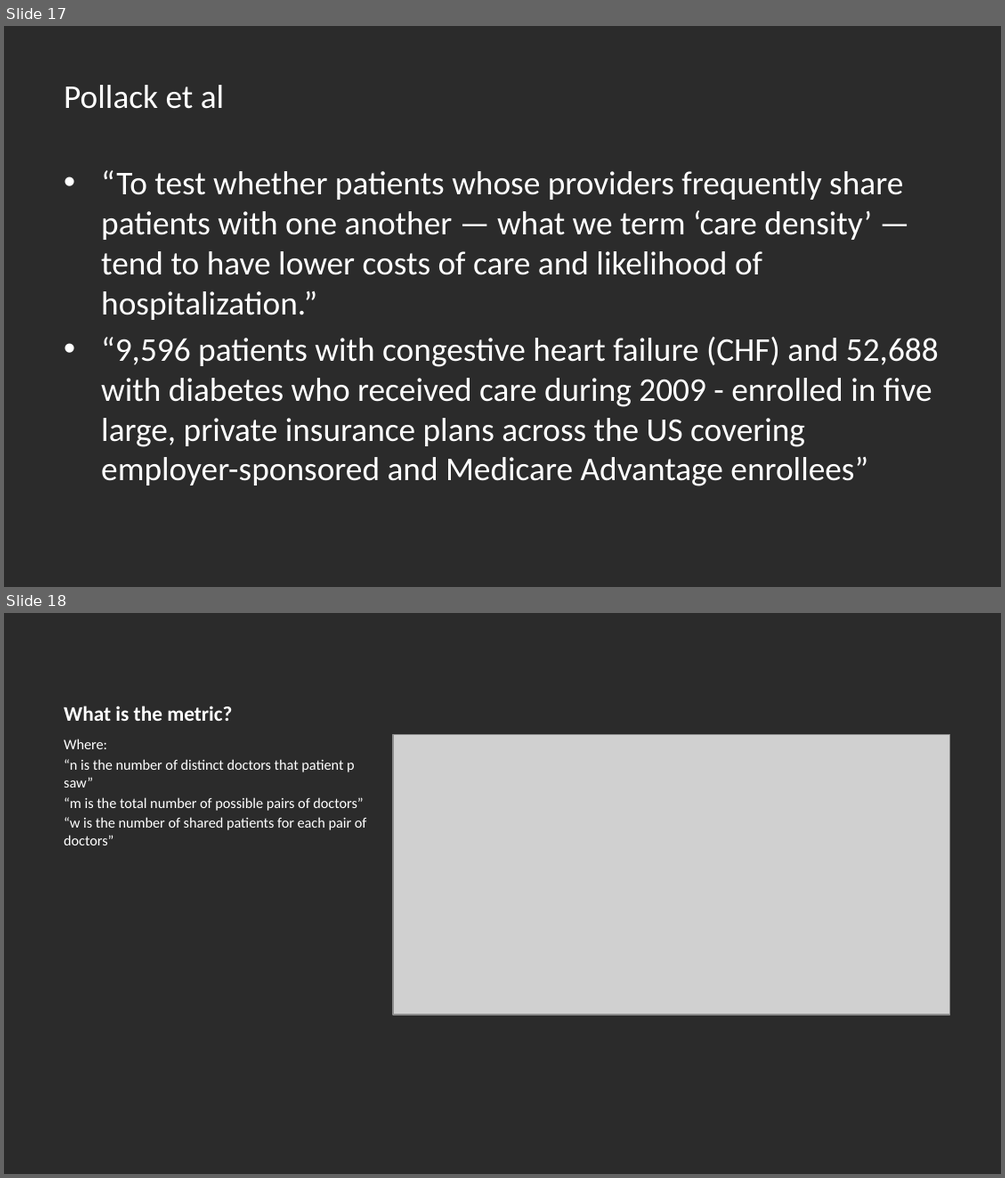
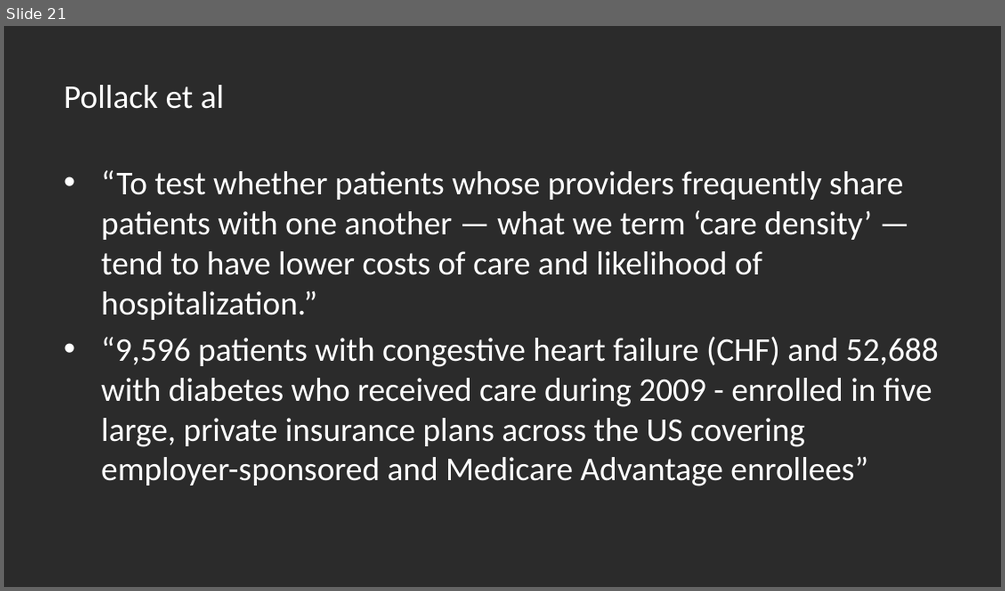
Before and after one commit to thadryanjs/presentations, a slide deck: Rotation1/Rotation1.pptx. Shown one above the other, each under a label of ours: slides 17 and 18 before the commit, slide 21 after it. The pictures are 1005x1178 and 1005x591 pixels, drawn with LibreOffice and Linux fonts; fonts in the diff are those of the drawing; grey boxes stand for pictures; background and template pictures are left out; a plain dark background stands for a picture behind light text. Boxes give left, top, right and bottom in pixels: in the first picture for what was removed or moved away, otherwise in the second. Text is boxed around its words. In the diff, an @@ line names an element or a change of style, - is before the commit and + after.

```diff
--- a/Rotation1/Rotation1.pptx
+++ b/Rotation1/Rotation1.pptx
@@ slide 18 removed at (x1=4, y1=613, x2=1001, y2=1174), background picture (left out) @@
@@ title removed at (x1=64, y1=706, x2=232, y2=721) @@
-What is the metric?
@@ text removed at (x1=64, y1=738, x2=367, y2=845) @@
-Where:
-“n is the number of distinct doctors that patient p saw”
-“m is the total number of possible pairs of doctors”
-“w is the number of shared patients for each pair of doctors”
@@ picture removed at (x1=393, y1=735, x2=949, y2=1014) @@
@@ what was slide 17 is now slide 21 @@
```
Also in this commit, not shown: 3 slides changed, 8 slides added, 1 other file.
